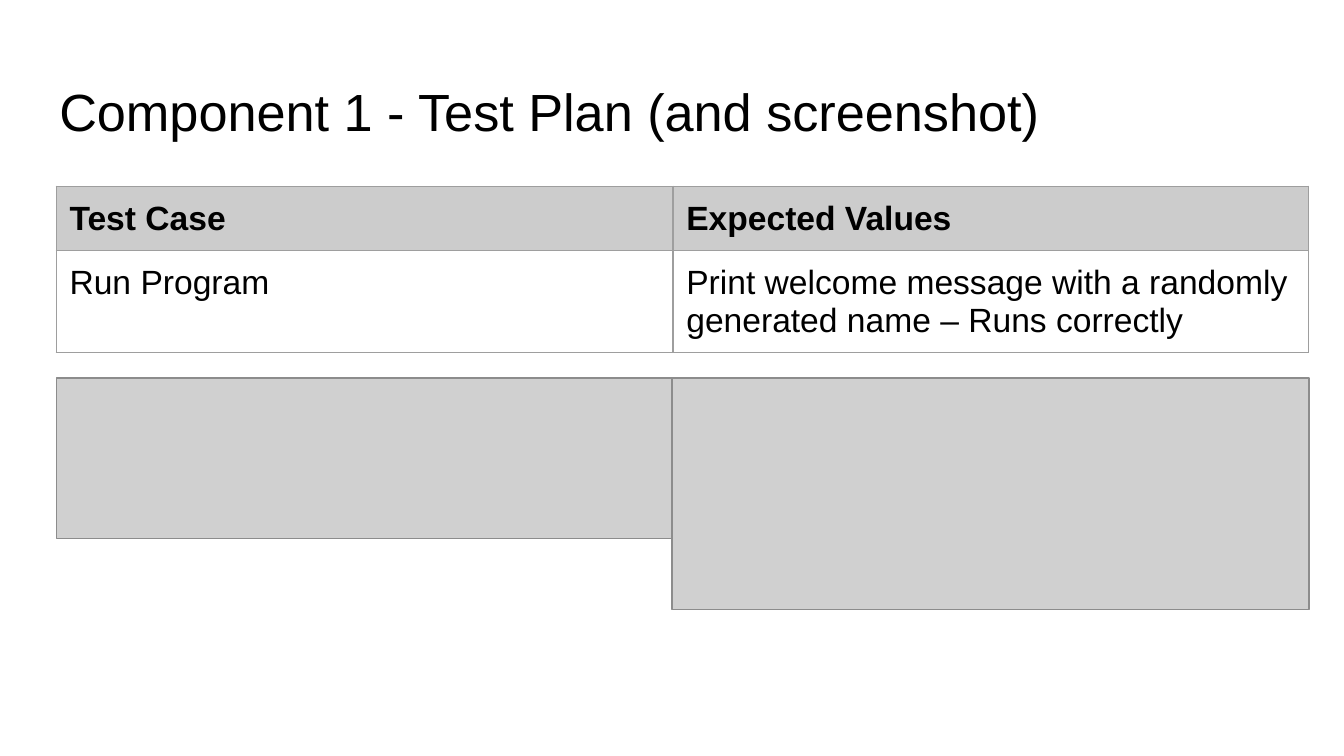
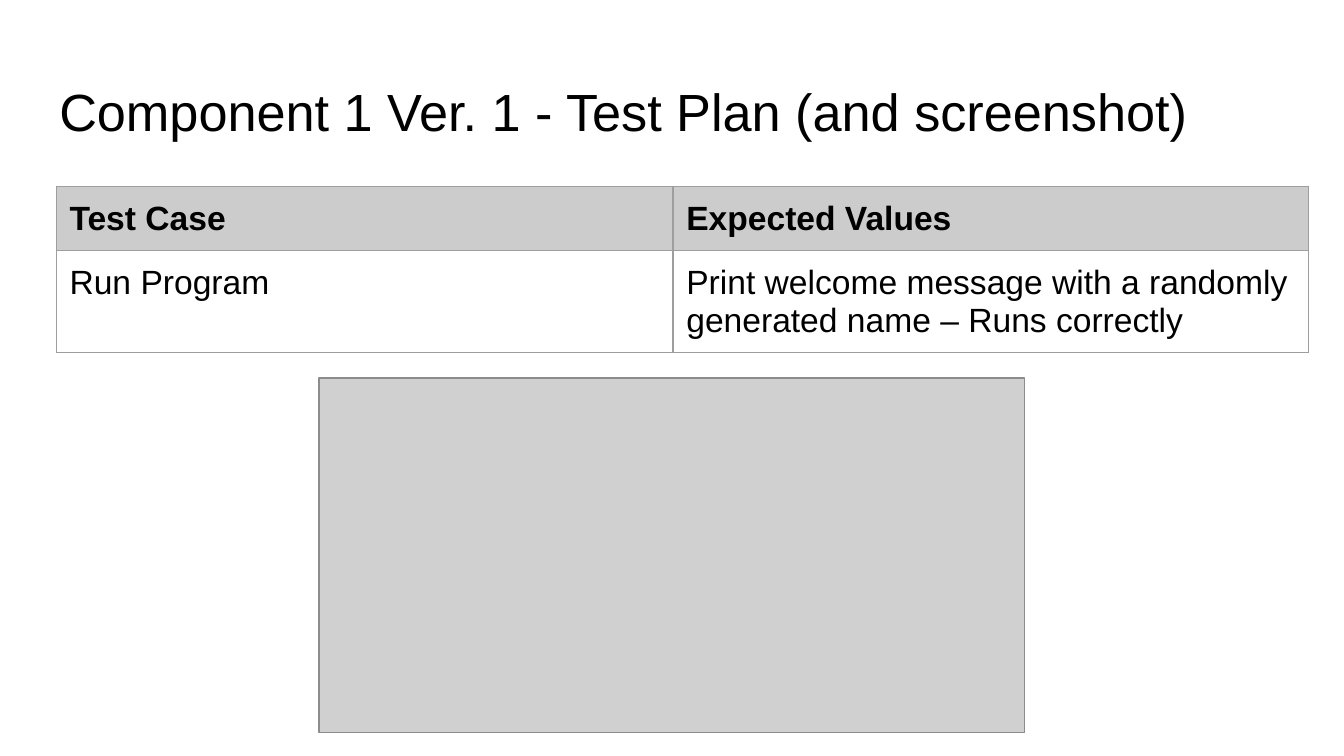
Before and after one commit to sinedotwav-e/pizzabot, a slide deck: slide 8 of pizzapowerpoint.pptx. Drawn at 1344x756 pixels with LibreOffice and Linux fonts; fonts in the diff are those of the drawing; grey boxes stand for pictures. Boxes give left, top, right and bottom in pixels: in the first picture for what was removed or moved away, otherwise in the second. Text is boxed around its words. In the diff, an @@ line names an element or a change of style, - is before the commit and + after.

```diff
--- a/pizzapowerpoint.pptx
+++ b/pizzapowerpoint.pptx
@@ title at box(59, 93, 1187, 141): text changed @@
-Component 1 - Test Plan (and screenshot)
+Component 1 Ver. 1 - Test Plan (and screenshot)
@@ picture removed at box(56, 378, 672, 538) @@
@@ picture added at box(319, 378, 1024, 732) @@
@@ picture removed at box(672, 378, 1309, 610) @@
```
Also in this commit, not shown: 3 other slides changed, 4 slides added, 5 other files.
